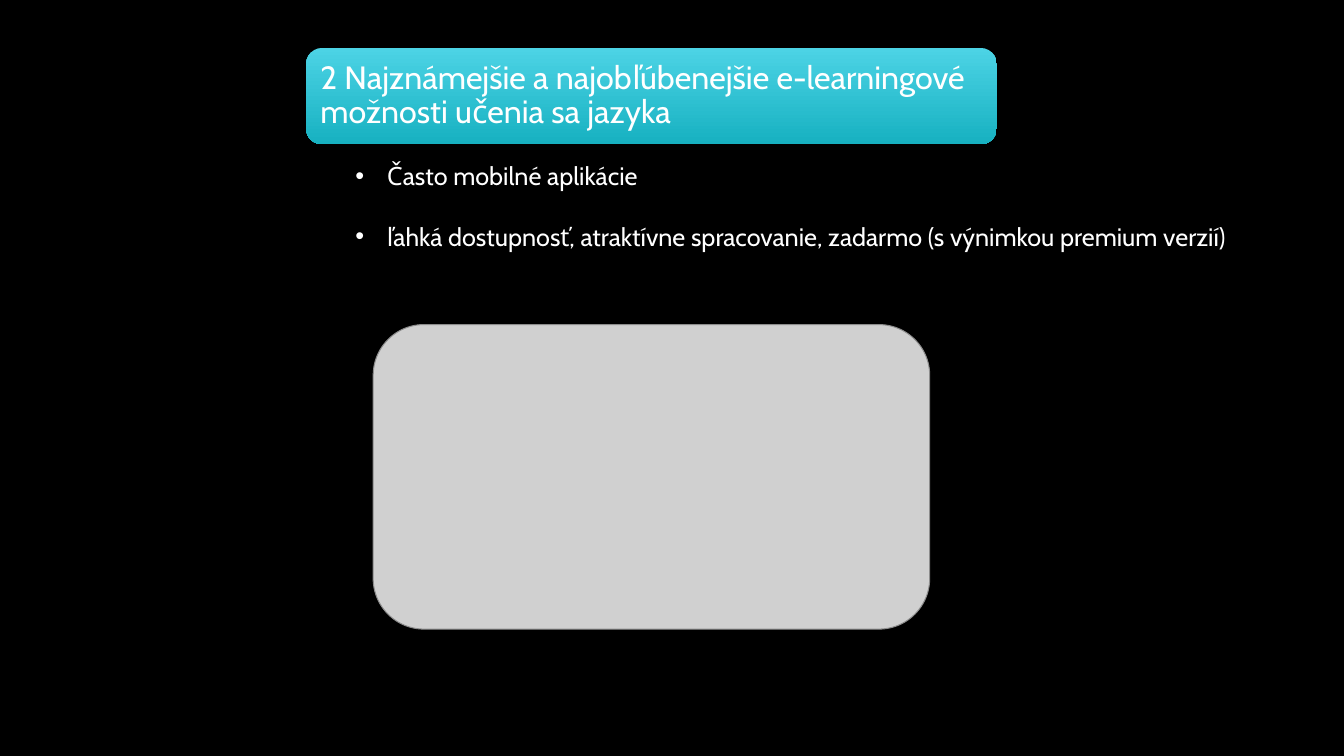
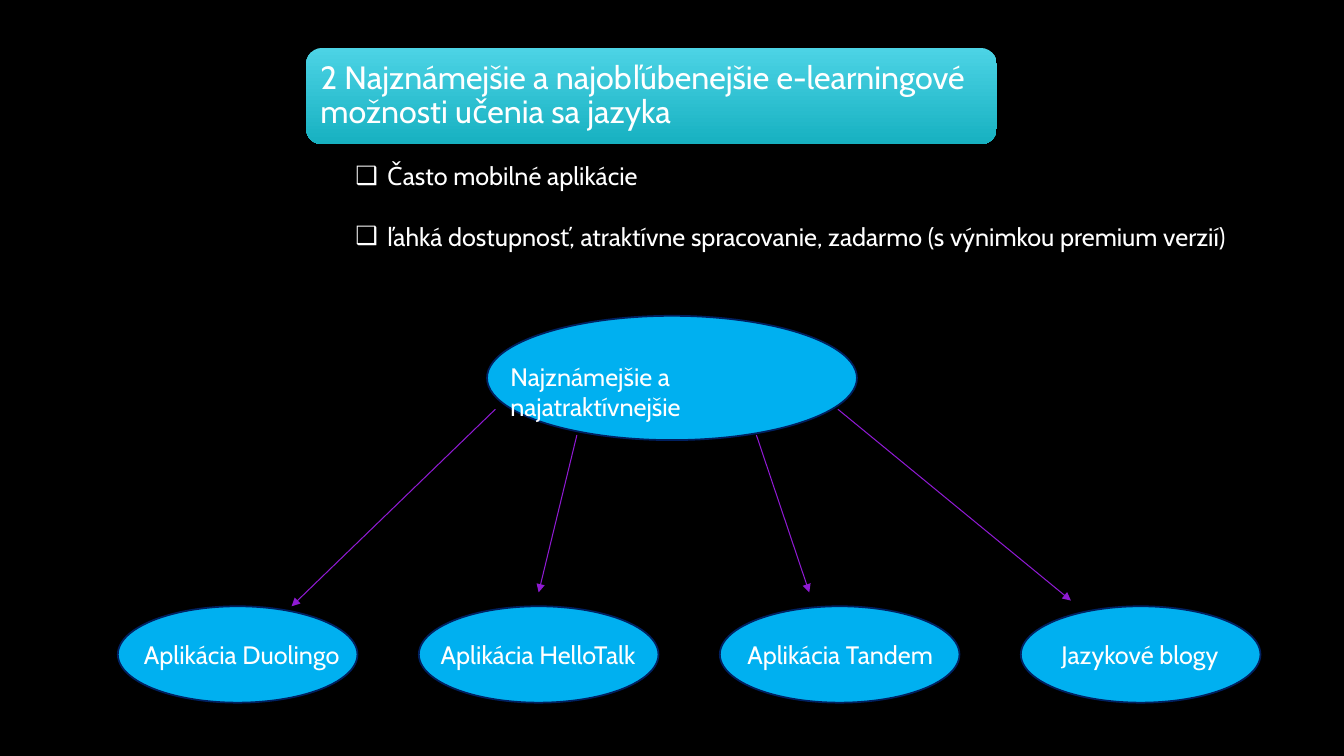
Before and after one commit to RichardSzarka/Semestralna_praca_MIP, a slide deck: slide 6 of Prezentacia_clanok.pptx. Drawn at 1344x756 pixels with LibreOffice and Linux fonts; fonts in the diff are those of the drawing; grey boxes stand for pictures; background and template pictures are left out. Boxes give left, top, right and bottom in pixels: in the first picture for what was removed or moved away, otherwise in the second. Text is boxed around its words. In the diff, an @@ line names an element or a change of style, - is before the commit and + after.

Commit message:
dorabanie prezentacie hello talk, tandem,blogy

```diff
--- a/Prezentacia_clanok.pptx
+++ b/Prezentacia_clanok.pptx
@@ text "Často mobilné aplikácie" at [453, 166, 1225, 252]: bullet • to ❑ @@
@@ picture removed at [373, 325, 930, 629] @@
@@ ellipse added at [487, 316, 857, 440], fill #00B0F0, outline #002060 1.25 pt @@
@@ text added at [510, 367, 680, 422], 18 pt, text #FFFFFF @@
+Najznámejšie a najatraktívnejšie
@@ arrow added from (495, 409) to (291, 606), #8F1AD2 0.75 pt @@
@@ arrow added from (838, 409) to (1071, 601), #8F1AD2 0.75 pt @@
@@ arrow added from (577, 436) to (538, 593), #8F1AD2 0.75 pt @@
@@ arrow added from (756, 436) to (810, 593), #8F1AD2 0.75 pt @@
@@ ellipse added at [118, 606, 358, 703], fill #00B0F0, outline #002060 1.25 pt @@
@@ ellipse added at [419, 606, 659, 703], fill #00B0F0, outline #002060 1.25 pt @@
@@ ellipse added at [720, 606, 960, 703], fill #00B0F0, outline #002060 1.25 pt @@
@@ ellipse added at [1021, 606, 1261, 703], fill #00B0F0, outline #002060 1.25 pt @@
@@ text added at [144, 645, 339, 670], 18 pt, text #FFFFFF @@
+Aplikácia Duolingo
@@ text added at [441, 645, 635, 670], 18 pt, text #FFFFFF @@
+Aplikácia HelloTalk
@@ text added at [747, 645, 933, 670], 18 pt, text #FFFFFF @@
+Aplikácia Tandem
@@ text added at [1061, 645, 1218, 670], 18 pt, text #FFFFFF @@
+Jazykové blogy
```
Also in this commit, not shown: 6 other slides changed, 2 slides added, 1 slide removed.
